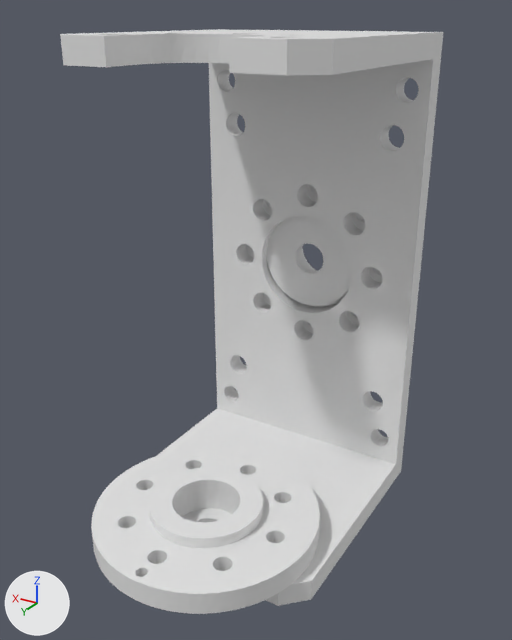
The OBJ model melissa_mjcf/assets/l_elbow.obj as it was, and as the next commit left it.
Before and after are seen from a 50 mm lens placed at (-0.0296, 0.0417, 0.0226), pointed at (-0.0007, -0.0065, -0.0015). Every picture has the same lights, and +X, +Y and +Z are marked at lower left. The first picture is the older version. Where no turn or scale is listed for an object, it has been applied to the vertices.

Script lines for the objects in view, before the commit:
```python
me_visualization_toolkit_generated_sla_file = bpy.data.meshes.new('Visualization Toolkit generated SLA File')
me_visualization_toolkit_generated_sla_file.from_pydata(...)  # 5631 vertices, 11472 faces; spans x -0.0104..0.0116, y -0.023..0.01, z -0.0217..0.0213
ob_visualization_toolkit_generated_sla_file = bpy.data.objects.new('Visualization Toolkit generated SLA File', me_visualization_toolkit_generated_sla_file)
ob_visualization_toolkit_generated_sla_file.location = (0.0, 0.0, 0.0)
```
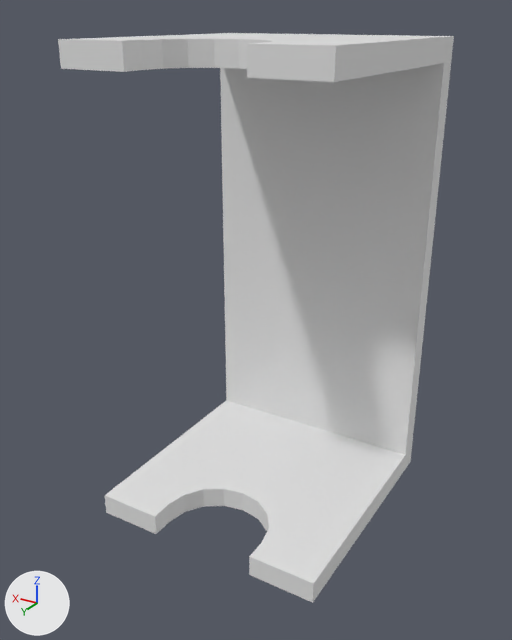
Where the change shows, as pixel boxes [x1, y1, x2, y2] in the pictures (512 x 640 px):
'Visualization Toolkit generated SLA File', reshaped: before [60, 29, 443, 614]; after [58, 33, 454, 603]
part 1 of me_visualization_toolkit_generated_sla_file, rebuilt: before [60, 29, 443, 614]; after [58, 33, 454, 603]
part 2 of me_visualization_toolkit_generated_sla_file, deleted: before [246, 185, 383, 333]

The change in detail:
me_visualization_toolkit_generated_sla_file is used by ob_visualization_toolkit_generated_sla_file; location (0.0, 0.0, 0.0).
me_visualization_toolkit_generated_sla_file had 5631 vertices, 11472 faces and spanned x -0.0104..0.0116, y -0.023..0.01, z -0.0217..0.0213.
me_visualization_toolkit_generated_sla_file now has 130 vertices, 256 faces and spans x -0.011..0.011, y -0.0212..0.0018, z -0.021..0.021.
me_visualization_toolkit_generated_sla_file part 1: the loose piece of 4153 vertices spanning x -0.0104..0.0116, y -0.02..0.01, z -0.0217..0.0213 is rebuilt with 130 vertices and now spans x -0.011..0.011, y -0.0212..0.0018, z -0.021..0.021.
me_visualization_toolkit_generated_sla_file part 2: the loose piece of 1478 vertices spanning x -0.0095..0.0105, y -0.023..-0.0188, z -0.0097..0.0103 is deleted.
